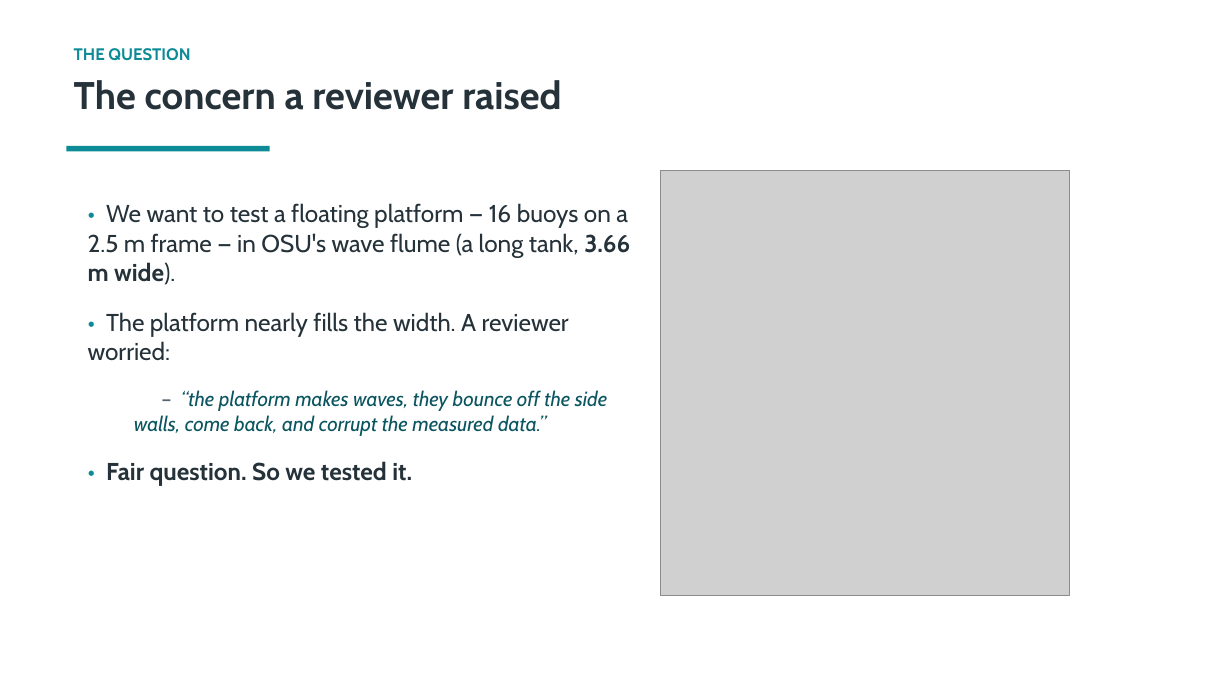
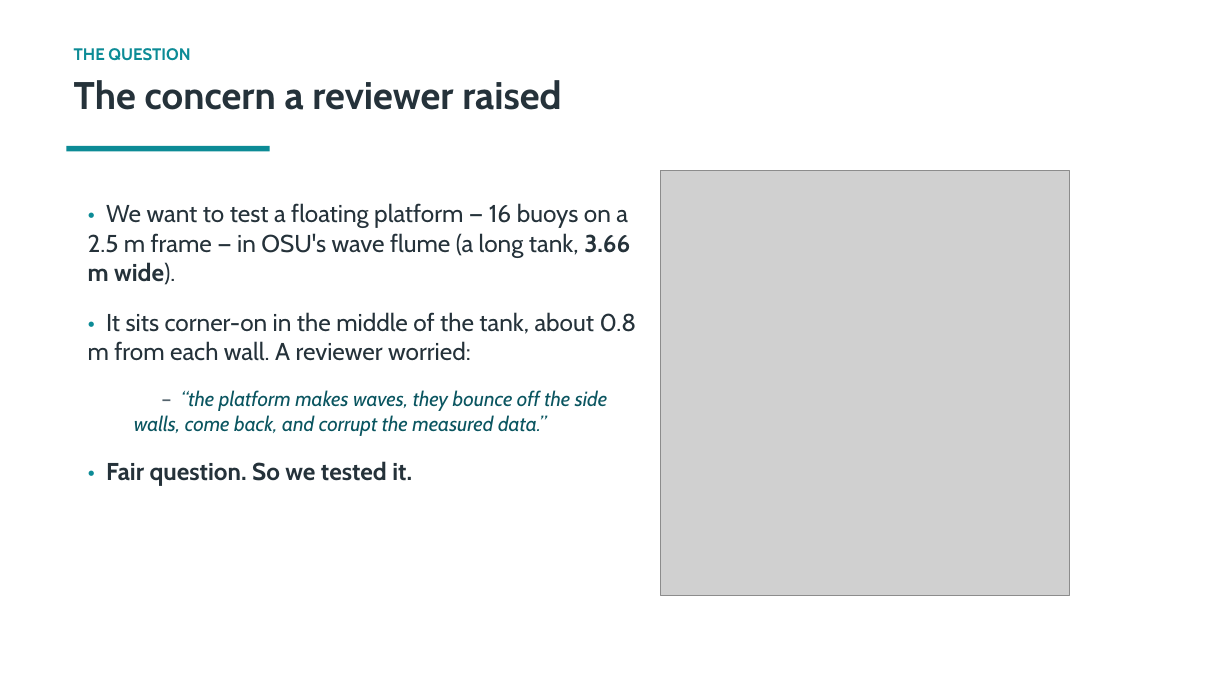
Before and after one commit to xabi80/HSP, a slide deck: slide 2 of studies/platform-12buoy/flume-wall-effect/Flume_wall_effect_explained.pptx. Drawn at 1232x693 pixels with LibreOffice and Linux fonts; fonts in the diff are those of the drawing; grey boxes stand for pictures. Boxes give left, top, right and bottom in pixels: in the first picture for what was removed or moved away, otherwise in the second. Text is boxed around its words. In the diff, an @@ line names an element or a change of style, - is before the commit and + after.

```diff
--- a/studies/platform-12buoy/flume-wall-effect/Flume_wall_effect_explained.pptx
+++ b/studies/platform-12buoy/flume-wall-effect/Flume_wall_effect_explained.pptx
@@ text at (88, 312, 637, 361): text changed @@
-• The platform nearly fills the width. A reviewer worried:
+• It sits corner-on in the middle of the tank, about 0.8 m from each wall. A reviewer worried:
```
Also in this commit, not shown: 1 slide added, 7 other files.
